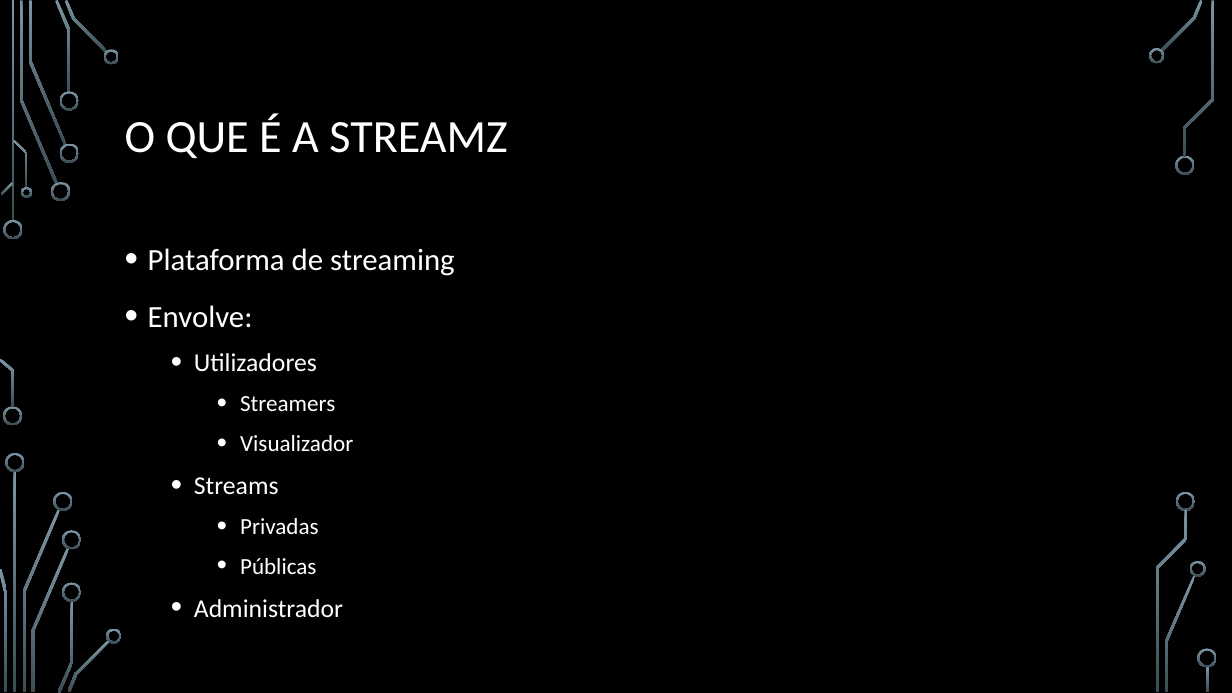
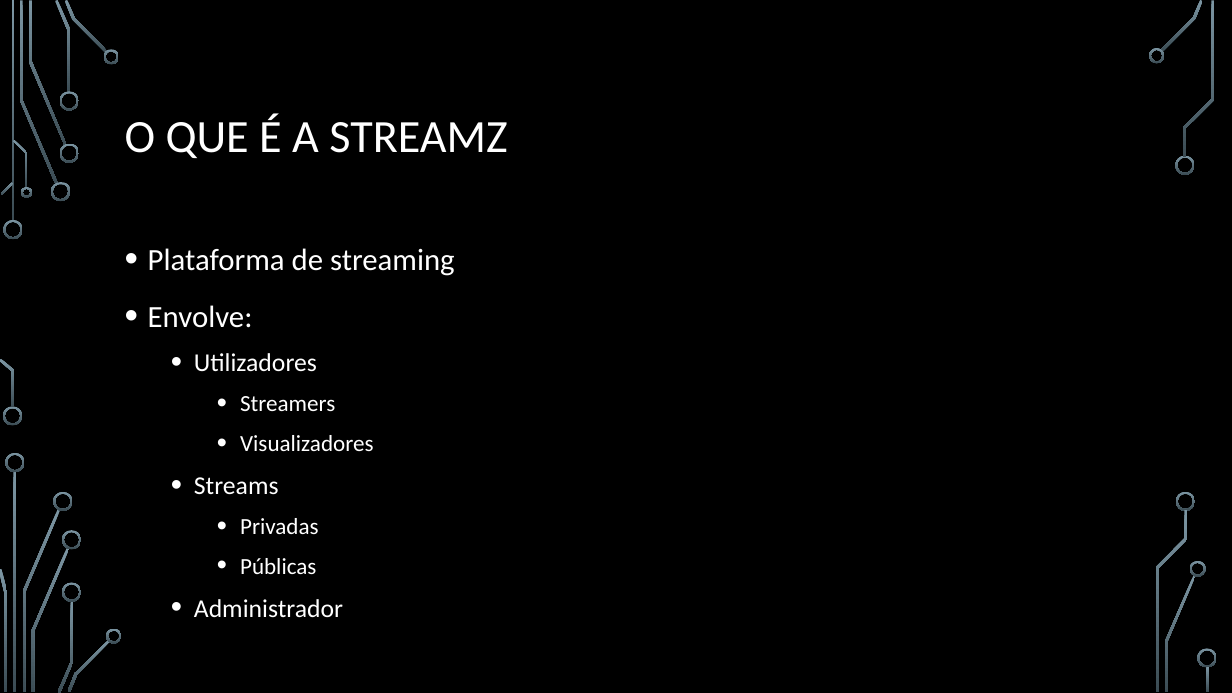
Before and after one commit to BrunoRosendo/StreamZ-AEDA-proj-, a slide deck: slide 2 of StreamZ.pptx. Drawn at 1232x693 pixels with LibreOffice and Linux fonts; fonts in the diff are those of the drawing; background and template pictures are left out. Boxes give left, top, right and bottom in pixels: in the first picture for what was removed or moved away, otherwise in the second. Text is boxed around its words. In the diff, an @@ line names an element or a change of style, - is before the commit and + after.

```diff
--- a/StreamZ.pptx
+++ b/StreamZ.pptx
@@ text at (240,435,373,451): text changed @@
-    • Visualizador
+    • Visualizadores
```
Also in this commit, not shown: 9 other slides changed, 3 slides added, 1 slide removed.
